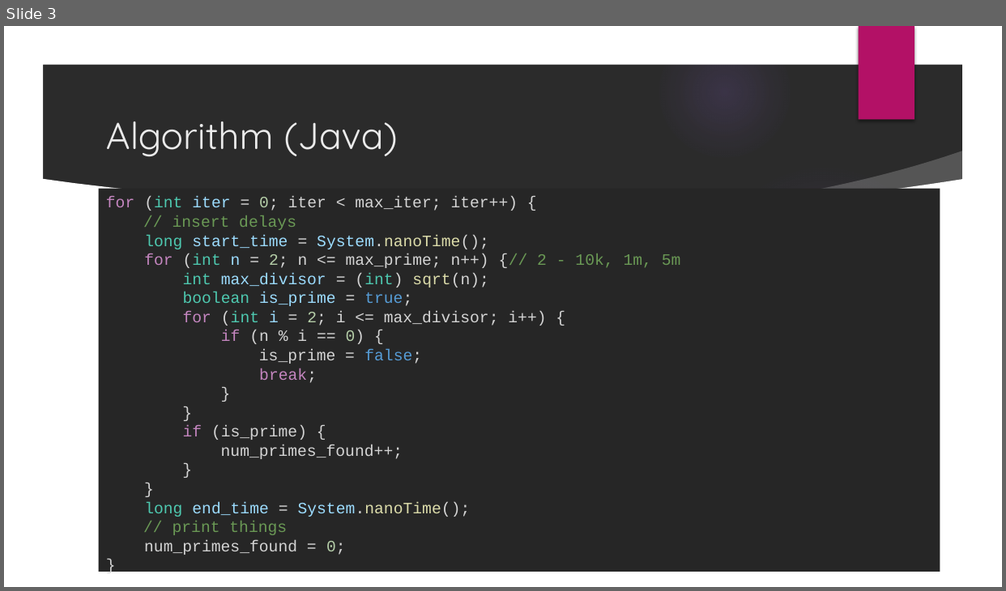
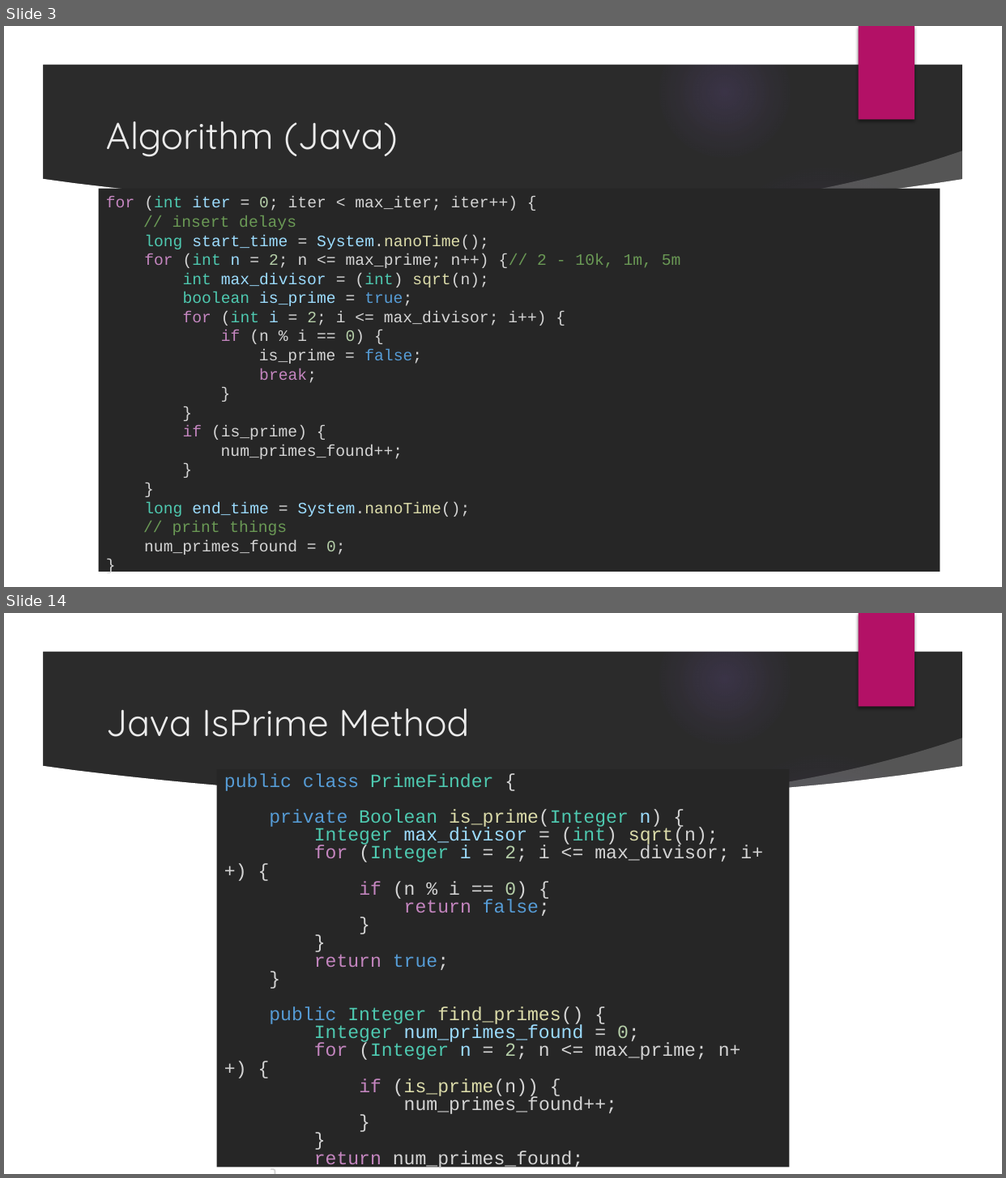
Before and after one commit to afeldscher/PerformanceDesignPatterns, a slide deck: prime_test/Prime Results_Objects.pptx. Shown one above the other, each under a label of ours: slide 3 before the commit, slides 3 and 14 after it; the slides between them are not shown. The pictures are 1006x591 and 1006x1178 pixels, drawn with LibreOffice and Linux fonts; fonts in the diff are those of the drawing; background and template pictures are left out; a plain dark background stands for a picture behind light text. Boxes give left, top, right and bottom in pixels: in the first picture for what was removed or moved away, otherwise in the second. Text is boxed around its words. In the diff, an @@ line names an element or a change of style, - is before the commit and + after.

```diff
--- a/prime_test/Prime Results_Objects.pptx
+++ b/prime_test/Prime Results_Objects.pptx
@@ slide 14 added at <box>4,613,1002,1174</box>, background picture (left out); not listed: 9 template elements that a slide beside it also shows @@
@@ title added at <box>106,709,469,737</box>, 36 pt, text #EBEBEB @@
+Java IsPrime Method
@@ rectangle added at <box>216,769,790,1168</box>, fill #262626, 18 pt, text #D4D4D4 @@
+public class PrimeFinder {
+private Boolean is_prime(Integer n) {
+Integer max_divisor = (int) sqrt(n);
+for (Integer i = 2; i <= max_divisor; i++) {
+if (n % i == 0) {
+return false;
+}
+}
+return true;
+}
+public Integer find_primes() {
+Integer num_primes_found = 0;
+for (Integer n = 2; n <= max_prime; n++) {
+if (is_prime(n)) {
+num_primes_found++;
+}
+}
+return num_primes_found;
+}
+}
```
Also in this commit, not shown: 6 slides changed, 10 other slides added, 2 slides removed, 1 other file.
